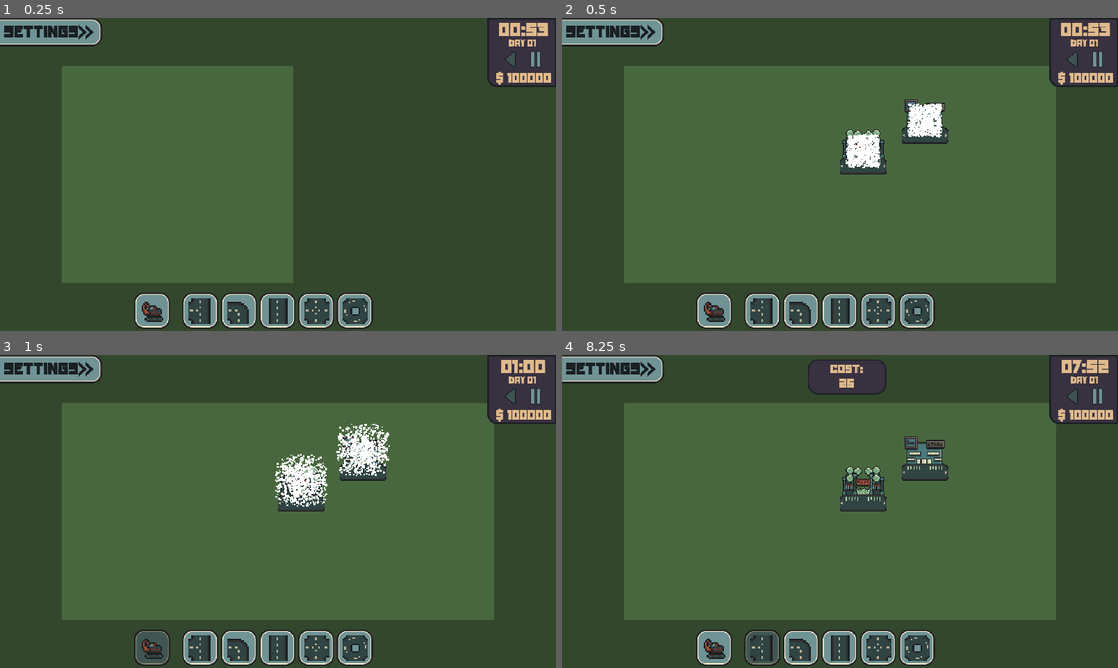
Above: before the commit, frames 1-4 (two rows, left to right).
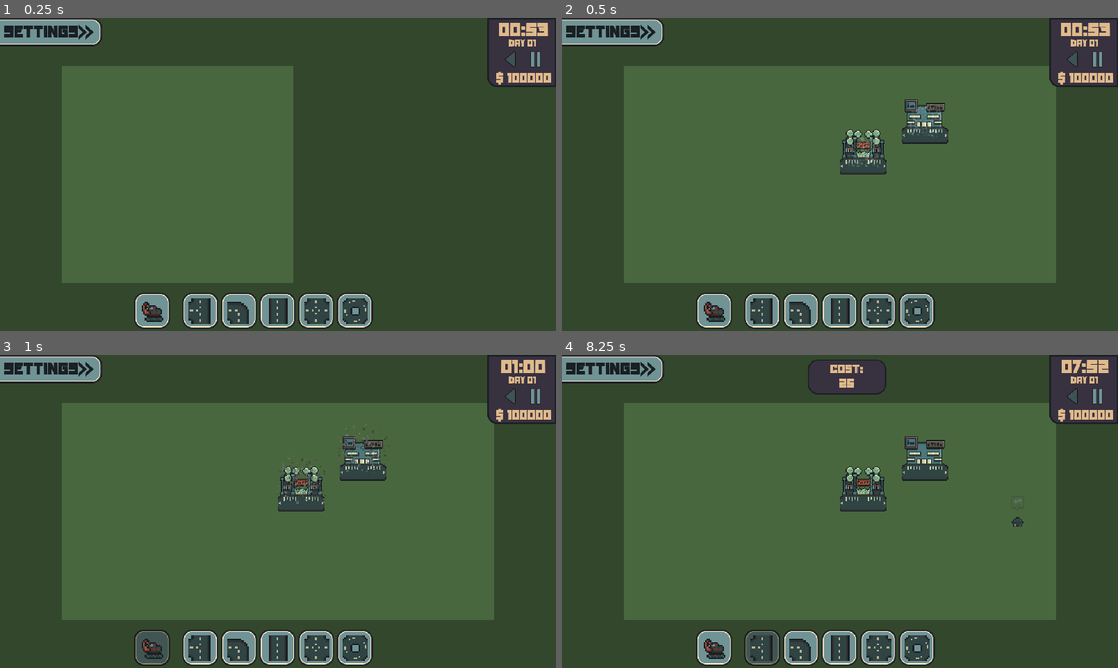
Above: after the commit, the same moments.

Repository: StixxyTape/Easy-Roads
Game: Godot game, scene res://Scenes/main.tscn
Same seed, same stepped clock (60 frames per second), same inputs: the game is played once before the commit and once after it.
Inputs (mouse positions are in pixels of both pictures, inside the frame that each line leads up to):
- Up to frame 1 (0.25 s): no input
- Up to frame 2 (0.5 s): no input
- Up to frame 3 (1 s): click (150, 649) at 0.5 s
- Up to frame 4 (8.25 s): click (762, 649) at 1.25 s; click (801, 649) at 2 s; click (840, 649) at 2.75 s; click (878, 649) at 3.5 s; click (917, 649) at 4.25 s; click (1095, 398) at 5 s; click (1073, 398) at 5.75 s; click (1073, 398) at 6.5 s; click (712, 649) at 7.25 s; click (762, 649) at 8 s

Frame 1 is identical in both runs. In frame 2, 1.1% of the frame differs, in the area x 51-69%, y 27-48%; in frame 3, 1.7%, in the area x 49-71%, y 22-49%; in frame 4, less than 0.1%.

Commit message:
Added Music and Sounds

Diff:
--- a/Connection Maker 2/Scenes/building_particles.tscn
+++ b/Connection Maker 2/Scenes/building_particles.tscn
@@ -1,6 +1,13 @@
-[gd_scene load_steps=6 format=3 uid="uid://crip4i7xjf57n"]
+[gd_scene load_steps=8 format=3 uid="uid://crip4i7xjf57n"]
 
 [ext_resource type="Texture2D" uid="uid://c0snlafgfgubs" path="res://Art/Particles/Particle.png" id="1_nckku"]
+
+[sub_resource type="Gradient" id="Gradient_7fh2j"]
+offsets = PackedFloat32Array(0, 0.251852, 0.688889, 1)
+colors = PackedColorArray(1, 1, 1, 0, 0.752941, 0.752941, 0.752941, 0.705882, 0.52549, 0.52549, 0.52549, 0.705882, 0, 0, 0, 0)
+
+[sub_resource type="GradientTexture1D" id="GradientTexture1D_e524f"]
+gradient = SubResource("Gradient_7fh2j")
 
 [sub_resource type="ParticleProcessMaterial" id="ParticleProcessMaterial_coxiq"]
 lifetime_randomness = 0.5
@@ -16,6 +23,7 @@
 orbit_velocity_max = 0.0
 scale_min = 0.1
 scale_max = 0.3
+color_ramp = SubResource("GradientTexture1D_e524f")
 
 [sub_resource type="Animation" id="Animation_eb8js"]
 resource_name = "Default"
@@ -74,7 +82,7 @@
 amount = 25
 process_material = SubResource("ParticleProcessMaterial_coxiq")
 texture = ExtResource("1_nckku")
-lifetime = 0.25
+lifetime = 0.5
 one_shot = true
 explosiveness = 1.0
 randomness = 1.0
--- /dev/null
+++ b/Connection Maker 2/Scenes/coin.tscn
@@ -0,0 +1,85 @@
+[gd_scene load_steps=7 format=3 uid="uid://jniafh8v6tpo"]
+
+[ext_resource type="Script" path="res://Scripts/Coin.gd" id="1_0fd45"]
+[ext_resource type="Texture2D" uid="uid://bsyp6pd30yi0f" path="res://Art/TileSet.png" id="1_jq2s6"]
+
+[sub_resource type="AtlasTexture" id="AtlasTexture_bit0y"]
+atlas = ExtResource("1_jq2s6")
+region = Rect2(128, 112, 64, 16)
+
+[sub_resource type="Animation" id="Animation_g0js8"]
+resource_name = "Collect"
+length = 0.4
+loop_mode = 1
+tracks/0/type = "value"
+tracks/0/imported = false
+tracks/0/enabled = true
+tracks/0/path = NodePath("Sprite2D:hframes")
+tracks/0/interp = 1
+tracks/0/loop_wrap = true
+tracks/0/keys = {
+"times": PackedFloat32Array(0),
+"transitions": PackedFloat32Array(1),
+"update": 1,
+"values": [4]
+}
+tracks/1/type = "value"
+tracks/1/imported = false
+tracks/1/enabled = true
+tracks/1/path = NodePath("Sprite2D:frame")
+tracks/1/interp = 1
+tracks/1/loop_wrap = true
+tracks/1/keys = {
+"times": PackedFloat32Array(0, 0.1, 0.2, 0.3, 0.4),
+"transitions": PackedFloat32Array(1, 1, 1, 1, 1),
+"update": 1,
+"values": [0, 1, 2, 3, 0]
+}
+
+[sub_resource type="Animation" id="Animation_q71pn"]
+length = 0.001
+tracks/0/type = "value"
+tracks/0/imported = false
+tracks/0/enabled = true
+tracks/0/path = NodePath("Sprite2D:hframes")
+tracks/0/interp = 1
+tracks/0/loop_wrap = true
+tracks/0/keys = {
+"times": PackedFloat32Array(0),
+"transitions": PackedFloat32Array(1),
+"update": 1,
+"values": [4]
+}
+tracks/1/type = "value"
+tracks/1/imported = false
+tracks/1/enabled = true
+tracks/1/path = NodePath("Sprite2D:frame")
+tracks/1/interp = 1
+tracks/1/loop_wrap = true
+tracks/1/keys = {
+"times": PackedFloat32Array(0),
+"transitions": PackedFloat32Array(1),
+"update": 1,
+"values": [0]
+}
+
+[sub_resource type="AnimationLibrary" id="AnimationLibrary_rv7qi"]
+_data = {
+"Collect": SubResource("Animation_g0js8"),
+"RESET": SubResource("Animation_q71pn")
+}
+
+[node name="Coin" type="Node2D"]
+z_index = 3
+script = ExtResource("1_0fd45")
+
+[node name="Sprite2D" type="Sprite2D" parent="."]
+texture = SubResource("AtlasTexture_bit0y")
+offset = Vector2(0, -5)
+hframes = 4
+
+[node name="AnimationPlayer" type="AnimationPlayer" parent="."]
+autoplay = "Collect"
+libraries = {
+"": SubResource("AnimationLibrary_rv7qi")
+}
--- a/Connection Maker 2/Scenes/main.tscn
+++ b/Connection Maker 2/Scenes/main.tscn
@@ -11,6 +11,7 @@
 [ext_resource type="Texture2D" uid="uid://dhbxupkwup0e4" path="res://Art/Structures/Restaurant.png" id="7_0dlpc"]
 [ext_resource type="Texture2D" uid="uid://eov80m2kxj8k" path="res://Art/Structures/Store.png" id="8_nm0dl"]
 [ext_resource type="Script" path="res://Scripts/AudioManager.gd" id="11_1ckhv"]
+[ext_resource type="AudioStream" uid="uid://crxjy5yns5l2a" path="res://Music/Main_theme.ogg" id="12_4o58r"]
 
 [sub_resource type="CanvasTexture" id="CanvasTexture_1jivu"]
 
@@ -315,3 +316,7 @@
 
 [node name="AudioManager" type="Node" parent="."]
 script = ExtResource("11_1ckhv")
+
+[node name="AudioStreamPlayer2D" type="AudioStreamPlayer2D" parent="."]
+stream = ExtResource("12_4o58r")
+autoplay = true
--- a/Connection Maker 2/Scenes/struct_particles.tscn
+++ b/Connection Maker 2/Scenes/struct_particles.tscn
@@ -1,6 +1,13 @@
-[gd_scene load_steps=6 format=3 uid="uid://d0wfiorhixmab"]
+[gd_scene load_steps=8 format=3 uid="uid://d0wfiorhixmab"]
 
 [ext_resource type="Texture2D" uid="uid://c0snlafgfgubs" path="res://Art/Particles/Particle.png" id="1_ped53"]
+
+[sub_resource type="Gradient" id="Gradient_nrit3"]
+offsets = PackedFloat32Array(0, 0.281481, 0.740741, 1)
+colors = PackedColorArray(1, 1, 1, 0, 0.74902, 0.74902, 0.74902, 0.705882, 0.282353, 0.282353, 0.282353, 0.705882, 0, 0, 0, 0)
+
+[sub_resource type="GradientTexture1D" id="GradientTexture1D_4sq4j"]
+gradient = SubResource("Gradient_nrit3")
 
 [sub_resource type="ParticleProcessMaterial" id="ParticleProcessMaterial_6y2di"]
 lifetime_randomness = 0.5
@@ -16,6 +23,7 @@
 orbit_velocity_max = 0.0
 scale_min = 0.1
 scale_max = 0.3
+color_ramp = SubResource("GradientTexture1D_4sq4j")
 
 [sub_resource type="Animation" id="Animation_nxa1x"]
 resource_name = "Default"
@@ -71,7 +79,7 @@
 [node name="StructParticles" type="GPUParticles2D"]
 z_index = 2
 emitting = false
-amount = 1000
+amount = 200
 process_material = SubResource("ParticleProcessMaterial_6y2di")
 texture = ExtResource("1_ped53")
 one_shot = true
--- a/Connection Maker 2/Scripts/AudioManager.gd
+++ b/Connection Maker 2/Scripts/AudioManager.gd
@@ -5,6 +5,7 @@
 	streamPlayer.stream = stream
 	streamPlayer.finished.connect(RemoveNode.bind(streamPlayer))
 	add_child(streamPlayer)
+	streamPlayer.volume_db = -5
 	streamPlayer.play()
 
 func RemoveNode(instance: AudioStreamPlayer):
--- a/Connection Maker 2/Scripts/Car.gd
+++ b/Connection Maker 2/Scripts/Car.gd
@@ -22,6 +22,9 @@
 # variable for the set bubble
 var destination : Vector2
 var payedFee : int
+
+# Coin
+var coin : PackedScene = preload("res://Scenes/coin.tscn")
 
 func _ready():
 	# Sets the car to be invisible until it leaves the house
@@ -113,8 +116,13 @@
 	#NavigationServer2D.map_get_path(get_world_2d().get_navigation_map(), global_position, navAgent.target_position, false)
 
 	# If reached destination, don't run the rest of this code
-	if navAgent.is_navigation_finished():
+	if navAgent.is_navigation_finished() and adjectedTilePlaced:
 		Global.money += payedFee
+
+		var inCoin = coin.instantiate()
+		inCoin.position = destination
+		get_parent().add_child(inCoin)
+
 		adjectedTilePlaced = false
 		visible = false
 		bubble.time = 0
--- /dev/null
+++ b/Connection Maker 2/Scripts/Coin.gd
@@ -0,0 +1,18 @@
+extends Node2D
+
+var currentPos : Vector2
+var achieved : bool
+var coinSound : AudioStreamWAV = preload("res://Sounds/sfx_coin_double4.wav")
+
+func _ready():
+	currentPos = global_position
+	AudioManager.PlaySound(coinSound)
+	await get_tree().create_timer(0.8).timeout
+	queue_free()
+
+func _process(delta):
+	if currentPos + Vector2(0,-20) != position and !achieved:
+		position = position.move_toward(Vector2(currentPos.x, currentPos.y - 20), 50 * delta)
+	else:
+		achieved = true
+		position = position.move_toward(Vector2(currentPos.x, currentPos.y), 50 * delta)
--- a/Connection Maker 2/Scripts/GridSystem.gd
+++ b/Connection Maker 2/Scripts/GridSystem.gd
@@ -57,7 +57,7 @@
 var spawningHouse : bool = true
 
 # The cooldown between spawning houses
-var houseSpawnCooldown : int = 10
+var houseSpawnCooldown : int = 8
 
 # To keep track of the days and structures that have been built
 var passedDays : Array = []
@@ -66,6 +66,10 @@
 # Particles
 var structParticles : PackedScene = preload("res://Scenes/struct_particles.tscn")
 var buildParticles : PackedScene = preload("res://Scenes/building_particles.tscn")
+
+# Sounds
+var placeSound : AudioStreamWAV = preload("res://Sounds/sfx_sounds_impact3.wav")
+
 func SpawnHouse():
 	var positionTaken = false
 	var randX : int
@@ -251,15 +255,18 @@
 		if Global.day == 1:
 			TimeSystem(start_x, start_y, width, height)
 			TimeSystem(start_x, start_y, width, height)
-		elif Global.day == 2:
+		elif Global.day == 4:
 			TimeSystem(start_x -2, start_y -2, width + 4, height + 4)
 			gridSize = 8
-		elif Global.day == 4:
+		elif Global.day == 8:
 			TimeSystem(start_x -5, start_y -4, width + 10, height + 8)
 			gridSize = 10
-		elif Global.day == 6:
+			Global.bubbleTimer = 40
+			houseSpawnCooldown = 5
+		elif Global.day == 10:
 			TimeSystem(start_x -9, start_y -7, width + 18, height + 13)
 			gridSize = 12
+			Global.bubbleTimer = 30
 
 		passedDays.append(Global.day)
 
@@ -342,6 +349,8 @@
 				Global.money -= Global.currentPrice
 			else:
 				erase_cell(2, pos)
+		if len(roadPlaced) > 0:
+			AudioManager.PlaySound(placeSound)
 		roadPlaced = []
 		touchedBuilding = false
 		placing = false
--- a/Connection Maker 2/Scripts/HoverState.gd
+++ b/Connection Maker 2/Scripts/HoverState.gd
@@ -7,7 +7,7 @@
 @onready var tilemap = $"../../NavigationRegion2D/TileMap"
 var priceLabel : TextureRect
 
-var selectSound = preload("res://Sounds/Select.wav")
+var selectSound = preload("res://Sounds/Menu.wav")
 
 func _ready():
 	self.mouse_entered.connect(_on_button_hovered)
Not shown, added: Connection Maker 2/Music/Main_theme.ogg.import
Not shown: 1 places in Connection Maker 2/Scenes/main.tscn that only renumber resources
Not shown, added: Connection Maker 2/Music/Main_theme.ogg
